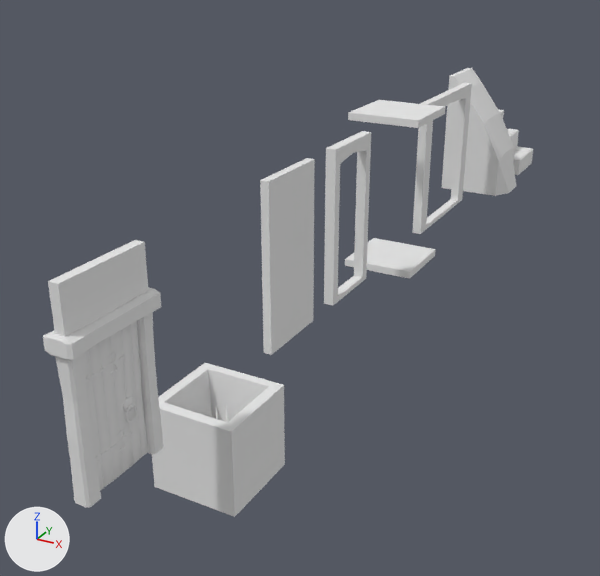
The Blender file Resources/Blender/Scenery/ModularDungeon/Assets.blend, before and after one commit.
Camera for both pictures: a camera (50 mm lens) standing at (8.6, -21.1, 8.8) and looking at (-1.4, -2.9, -0.3). Arrows for +X, +Y and +Z are at lower left; the lights stay in place.

Names of what the first picture shows: 'Dn_Ceiling_1', 'Dn_Door_1', 'Dn_Door_1_Frame', 'Dn_Door_1_Wall', 'Dn_Door_2', 'Dn_Door_3', 'Dn_Floor_1', 'Dn_Landslide_1', 'Dn_Stairs_1', 'Dn_Trap_1', 'Dn_Wall_1'.
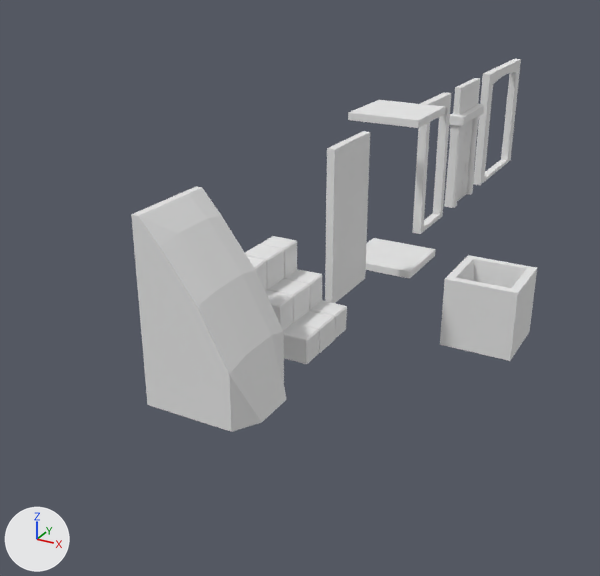
The edits, one by one:
Object 'Dn_Wall_1' (ob_dn_wall_1) moves from (0.0, -6.0, 0.0) to (0.0, -3.0, 0.0).
Object 'Dn_Door_2' (ob_dn_door_2) moves from (0.0, -3.0, 0.0) to (0.0, 3.0, 0.0).
Object 'Dn_Landslide_1' (ob_dn_landslide_1) moves from (0.0, 8.0, 0.0) to (0.0, -9.0, 0.0).
Object 'Dn_Door_3' (ob_dn_door_3) moves from (0.0, 4.0, 0.0) to (0.0, 10.0, 0.0).
Object 'Dn_Trap_1_Pikes' (ob_dn_trap_1_pikes) moves from (0.0, -8.95, 0.0) to (3.0, 0.05, 0.0).
Object 'Dn_Trap_1' (ob_dn_trap_1) moves from (0.0, -9.0, 0.0) to (3.0, 0.0, 0.0).
Object 'Dn_Door_1' (ob_dn_door_1) moves from (0.0, -12.0, 0.0) to (0.0, 6.0, 0.0).
Object 'Dn_Door_1_Frame' (ob_dn_door_1_frame) moves from (0.0, -12.0, 0.0) to (0.0, 6.0, 0.0).
Object 'Dn_Door_1_Wall' (ob_dn_door_1_wall) moves from (0.0, -12.0, 0.0) to (0.0, 6.0, 0.0).
Object 'Dn_Stairs_1' (ob_dn_stairs_1) moves from (0.0, 11.0, 0.0) to (0.0, -6.0, 0.0).

What differs and where, as boxes [x1, y1, x2, y2] in the pictures (600 x 576 px):
'Dn_Landslide_1', moved
    before: [441, 68, 516, 196]
    after: [131, 187, 287, 432]
'Dn_Trap_1', moved
    before: [152, 363, 285, 517]
    after: [440, 255, 537, 361]
'Dn_Wall_1', moved
    before: [260, 158, 315, 355]
    after: [325, 131, 370, 303]
'Dn_Door_1_Frame', moved
    before: [43, 287, 163, 507]
    after: [444, 104, 484, 208]
'Dn_Door_1', moved
    before: [84, 321, 148, 491]
    after: [457, 119, 473, 201]
'Dn_Door_2', moved
    before: [324, 131, 371, 306]
    after: [412, 92, 451, 234]
'Dn_Stairs_1', moved
    before: [498, 109, 533, 175]
    after: [245, 236, 347, 364]
'Dn_Door_1_Wall', moved
    before: [48, 240, 148, 337]
    after: [453, 78, 480, 115]
'Dn_Door_3', moved
    before: [412, 83, 472, 234]
    after: [473, 59, 521, 185]
'Dn_Trap_1_Pikes', moved (not visible afterwards)
    before: [216, 403, 237, 422]
